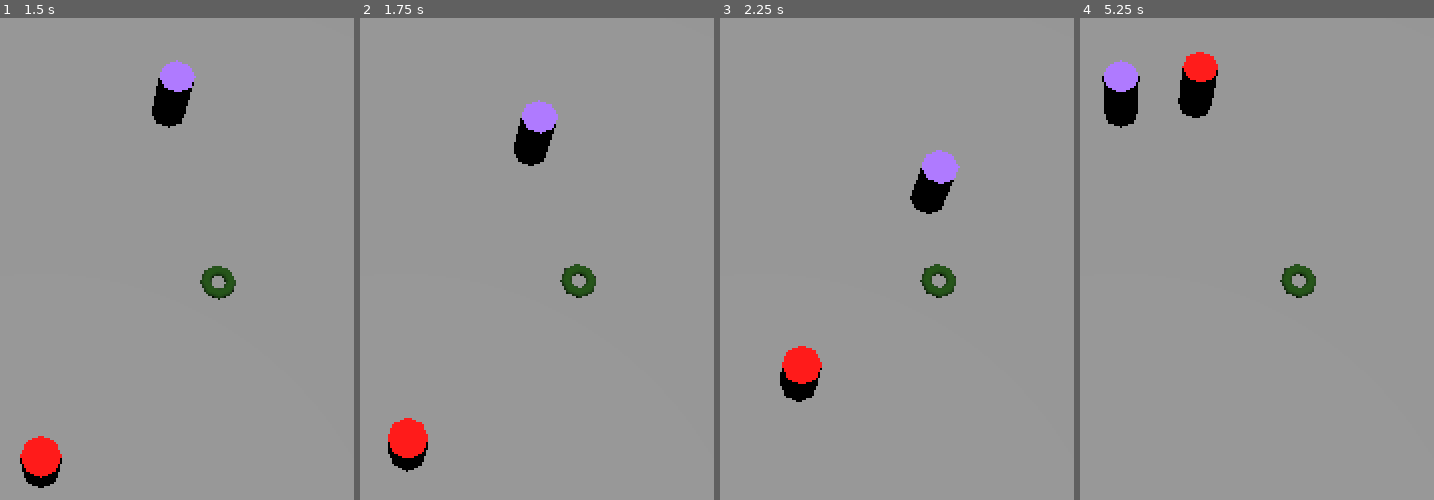
Above: before the commit, frames 1-4 (left to right).
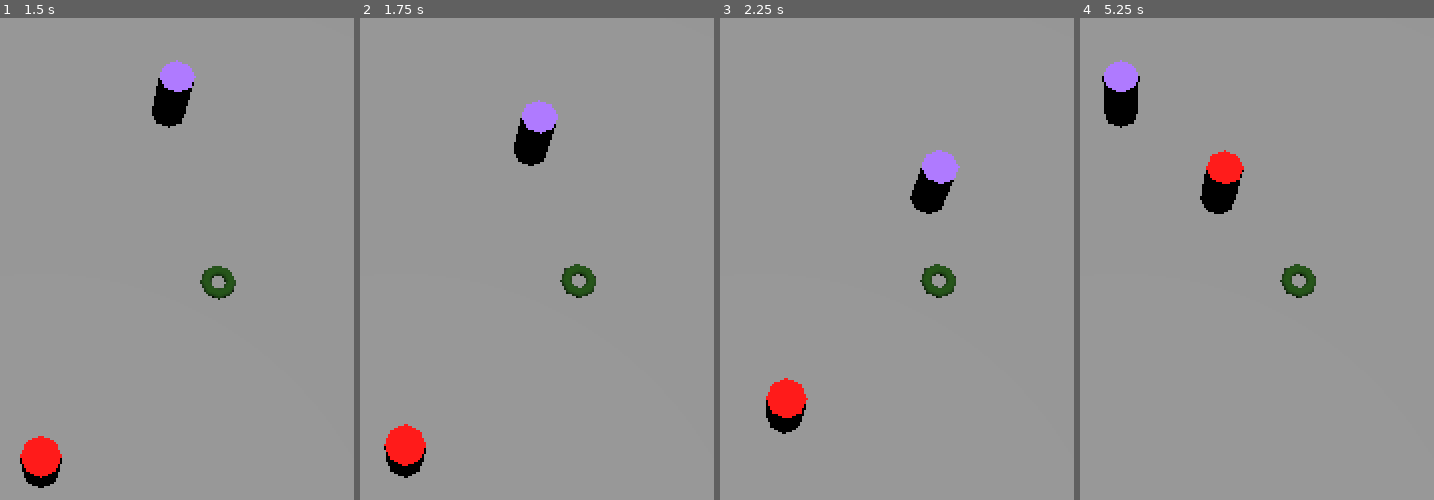
Above: after the commit, the same moments.

Repository: Paladinking/Field_Necromancer
Game: Godot game, scene res://main.tscn
Same seed, same stepped clock (60 frames per second), same inputs: the game is played once before the commit and once after it.
Inputs:
- Up to frame 1 (1.5 s): tap Enter at 0.5 s; hold D (go_right) 0.53-1.28 s; tap Space (dig) at 0.6, 1.35 s; hold S (go_down) from 1.28 s (still down)
- Up to frame 2 (1.75 s): keep holding S (go_down)
- Up to frame 3 (2.25 s): release S (go_down) at 2.03 s; hold D (go_right) from 2.03 s (still down); tap Space (dig) at 2.1 s
- Up to frame 4 (5.25 s): release D (go_right) at 2.78 s; hold W (go_up) 2.78-3.53 s; tap Space (dig) every 0.75 s from 2.85 to 5.1 s; hold A (go_left) 3.53-5.03 s; hold S (go_down) from 5.03 s (still down)

Frame 1 is identical in both runs. In frame 2, 0.5% of the frame differs, in the area x 6-20%, y 82-96%; in frame 3, 1.8%; in frame 4, 2.4%, in the area x 27-47%, y 7-41%.

Commit message:
Better navigation

Diff:
--- a/Characters/fighter.gd
+++ b/Characters/fighter.gd
@@ -1,33 +1,41 @@
 extends CharacterBody3D
 
 
-const SPEED = 4.0
+const SPEED = 2.5
 const JUMP_VELOCITY = 4.5
 
 # Get the gravity from the project settings to be synced with RigidBody nodes.
 var gravity = ProjectSettings.get_setting("physics/3d/default_gravity")
 var _target : Node3D = self
 
-@onready var navigation_agent: NavigationAgent3D = get_node("NavigationAgent3D")
+@onready var _nav_agent: NavigationAgent3D = get_node("NavigationAgent3D")
+
+func has_target() -> bool:
+	return not is_same(self, _target)
+
+func clear_target():
+	_target = self
 
 func _ready() -> void:
+	assert(not _nav_agent.avoidance_enabled, "Avoidance requires velocity_computed callback")
 	$DetectionArea.body_entered.connect(
 		func(body: Node3D):
-			if is_same(self, _target) or body.position.distance_squared_to(self.position) < _target.position.distance_squared_to(self.position):
+			if not has_target() or body.position.distance_squared_to(self.position) < _target.position.distance_squared_to(self.position):
 				_target = body
-				set_movement_target(_target.position)
+				_nav_agent.set_target_position(_target.position)
 
 	)
 
-func set_movement_target(movement_target: Vector3):
-	navigation_agent.set_target_position(movement_target)
-
 
 func _physics_process(delta):
-	if not is_same(_target, self) and _target.position.distance_squared_to(navigation_agent.get_target_position()) > 1:
-		set_movement_target(_target.position)
+	if has_target():
+		if _target.position.distance_squared_to(position) > 120:
+			clear_target()
+			_nav_agent.set_target_position(position)
+		elif _target.position.distance_squared_to(_nav_agent.get_target_position()) > 1:
+			_nav_agent.set_target_position(_target.position)
 
-	if navigation_agent.is_navigation_finished():
+	if _nav_agent.is_navigation_finished():
 		velocity.x = 0.0
 		velocity.z = 0.0
 		if not is_on_floor():
@@ -35,7 +43,7 @@
 		move_and_slide()
 		return
 
-	var next_path_position: Vector3 = navigation_agent.get_next_path_position()
+	var next_path_position: Vector3 = _nav_agent.get_next_path_position()
 	var new_velocity: Vector3 = global_position.direction_to(next_path_position) * SPEED
 
 	if not is_on_floor():
Not shown: 1 places in main.tscn that only renumber resources
